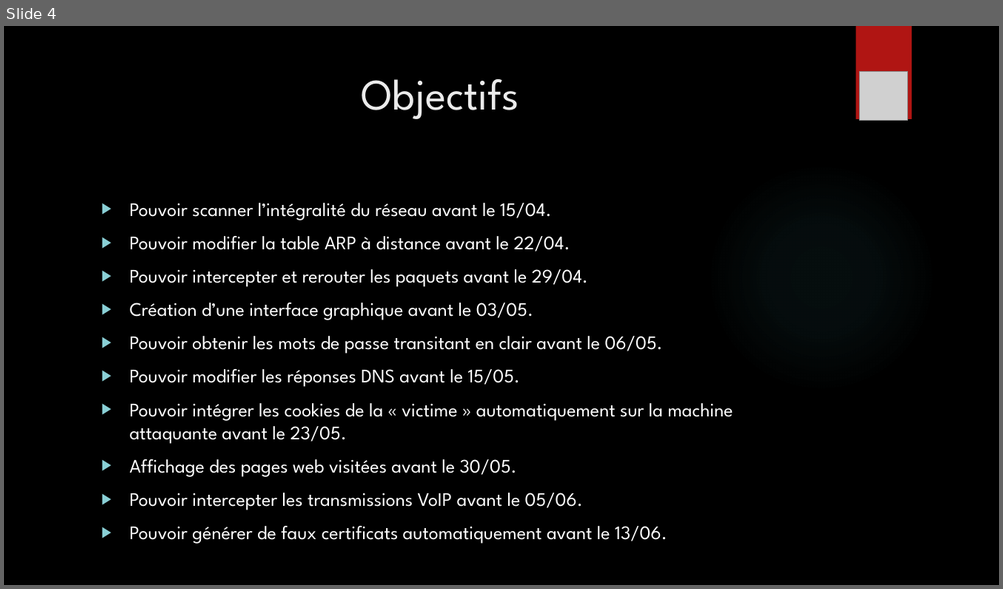
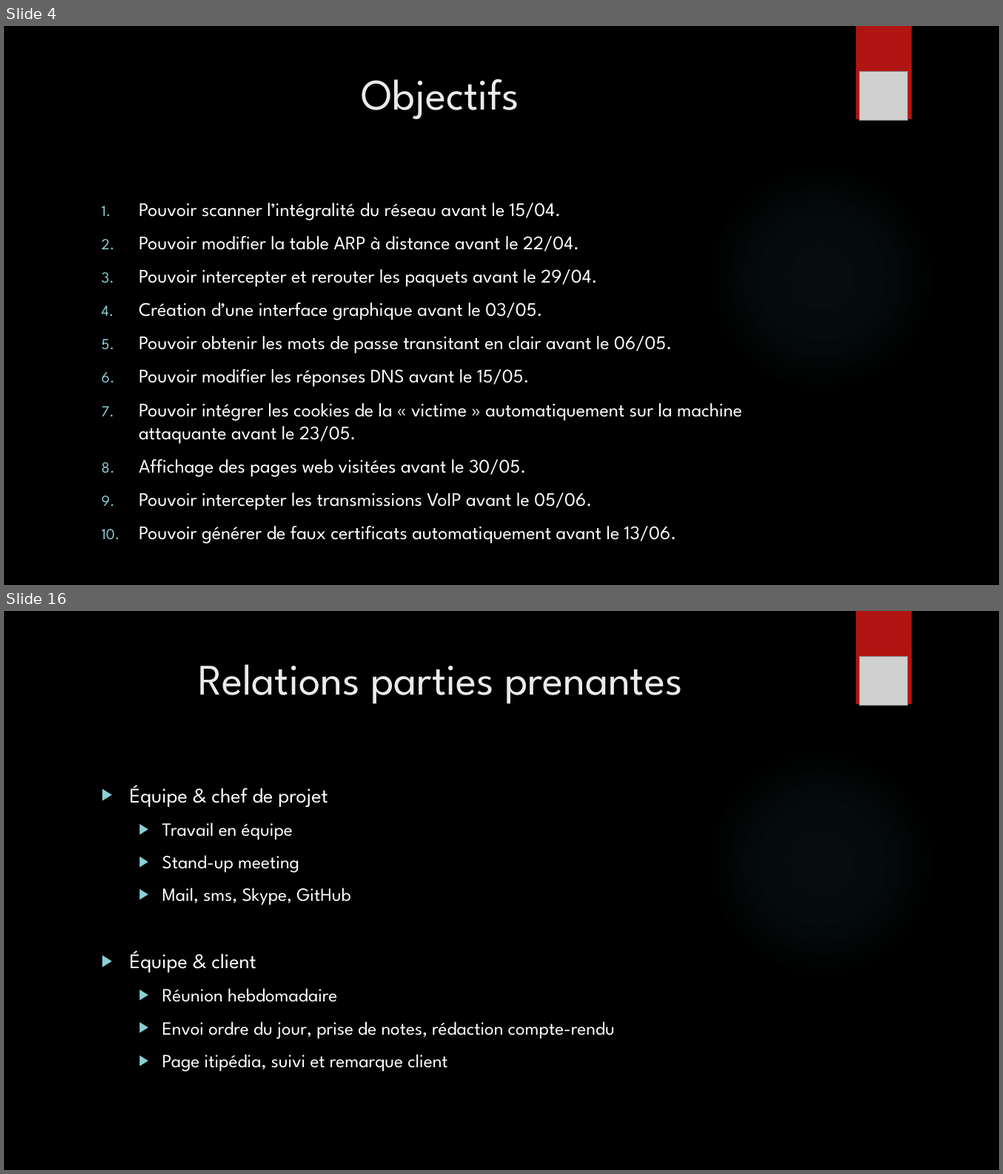
Before and after one commit to Inpeel/SITM, a slide deck: Avant-Projet/Stalker In The Middle.pptx. Shown one above the other, each under a label of ours: slide 4 before the commit, slides 4 and 16 after it; the slides between them are not shown. The pictures are 1003x589 and 1003x1174 pixels, drawn with LibreOffice and Linux fonts; fonts in the diff are those of the drawing; grey boxes stand for pictures; background and template pictures are left out. Boxes give left, top, right and bottom in pixels: in the first picture for what was removed or moved away, otherwise in the second. Text is boxed around its words. In the diff, an @@ line names an element or a change of style, - is before the commit and + after.

Commit message:
powerpoint: finalisation, correction fautes après réunion de lancement
charte: corrections fautes

```diff
--- a/Avant-Projet/Stalker In The Middle.pptx
+++ b/Avant-Projet/Stalker In The Middle.pptx
@@ slide 16 added at bbox=[4, 611, 999, 1170], background picture (left out); not listed: 2 template elements that a slide beside it also shows @@
@@ title added at bbox=[198, 664, 683, 704], 42 pt, text #EBEBEB @@
+Relations parties prenantes
@@ picture added at bbox=[859, 657, 908, 705] @@
@@ text added at bbox=[130, 785, 614, 1072], 18 pt, text #FFFFFF @@
+▶ Équipe & chef de projet
+  ▶ Travail en équipe
+  ▶ Stand-up meeting
+  ▶ Mail, sms, Skype, GitHub
+▶ Équipe & client
+  ▶ Réunion hebdomadaire
+  ▶ Envoi ordre du jour, prise de notes, rédaction compte-rendu
+  ▶ Page itipédia, suivi et remarque client
@@ slide 4 changed as well @@
@@ text "Pouvoir scanner l’intégralité du réseau ..." at bbox=[139, 203, 742, 544]: bullet ▶ to 1. @@
```
Also in this commit, not shown: 2 other slides changed, 14 other slides added, 5 slides removed, 1 other file.
